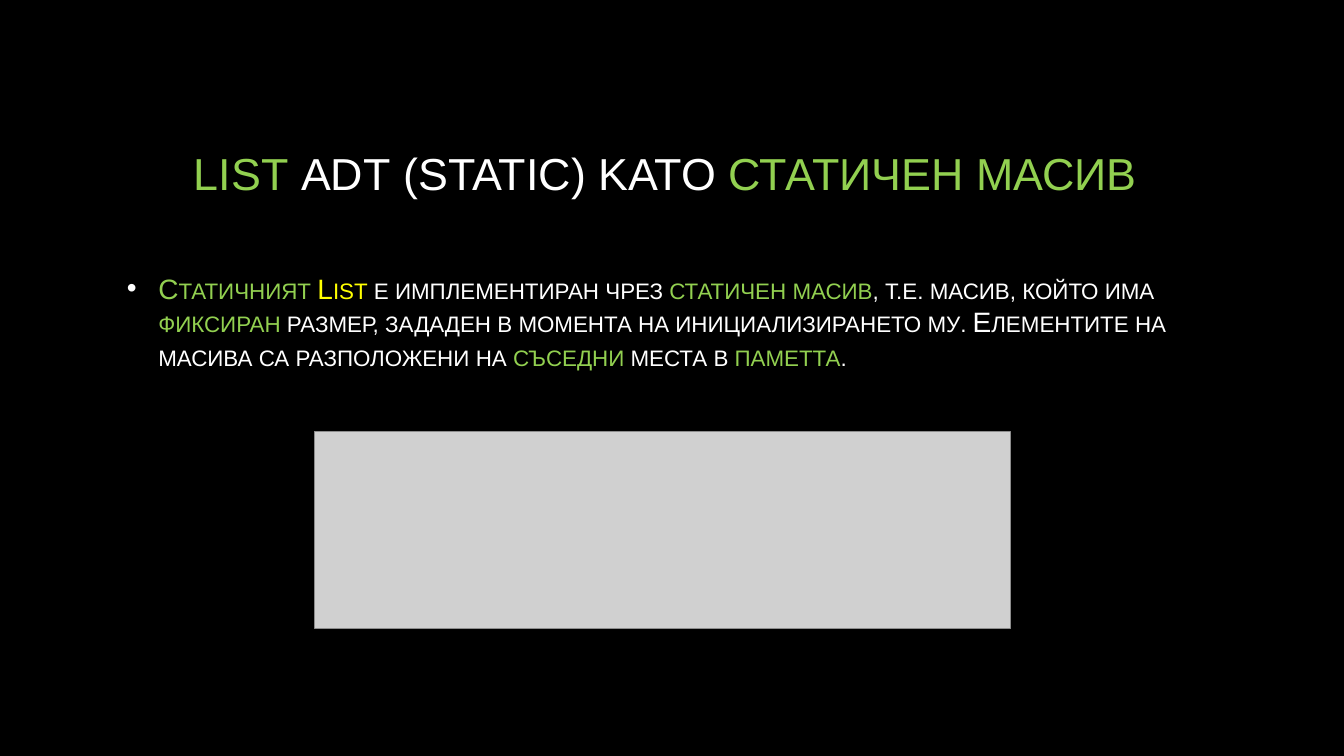
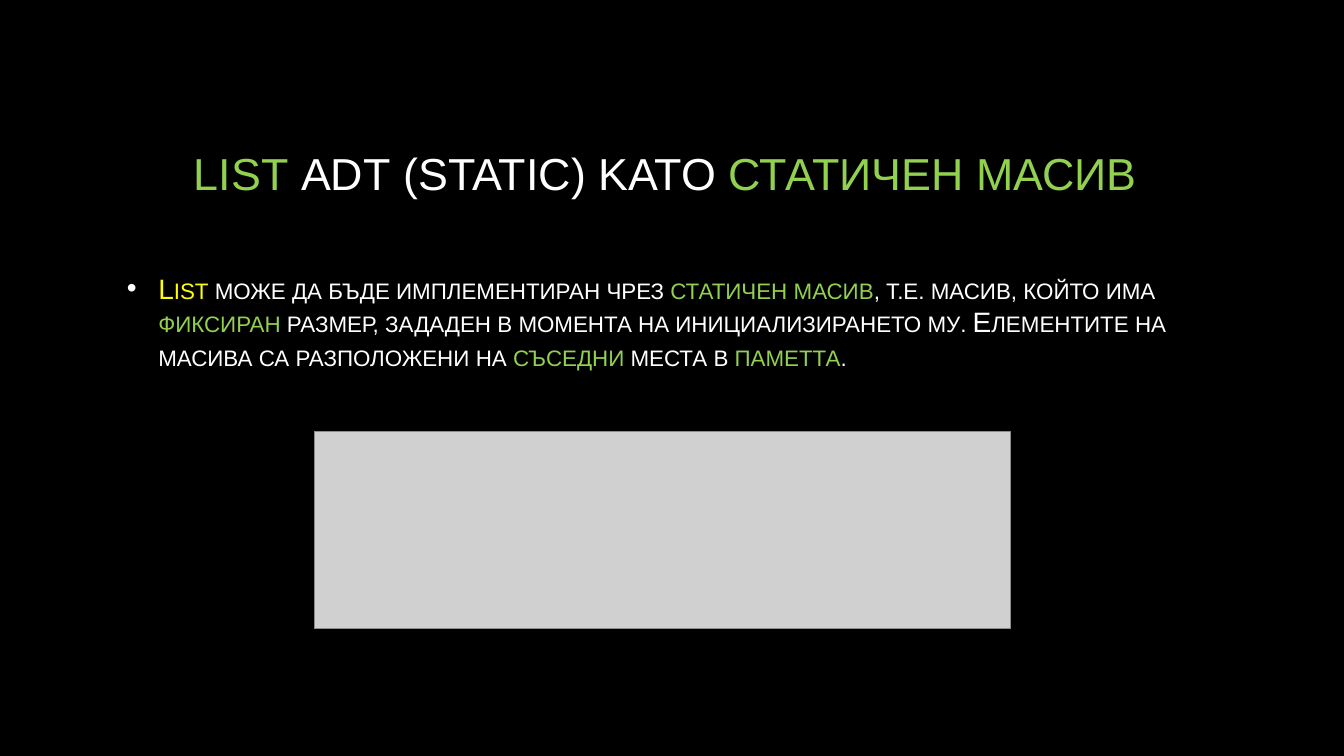
Before and after one commit to velizar92/CSharp-Programming-Presentations, a slide deck: slide 6 of Linear Data Structures.pptx. Drawn at 1344x756 pixels with LibreOffice and Linux fonts; fonts in the diff are those of the drawing; grey boxes stand for pictures; background and template pictures are left out. Boxes give left, top, right and bottom in pixels: in the first picture for what was removed or moved away, otherwise in the second. Text is boxed around its words. In the diff, an @@ line names an element or a change of style, - is before the commit and + after.

Commit message:
Last updates

```diff
--- a/Linear Data Structures.pptx
+++ b/Linear Data Structures.pptx
@@ text at (158,281,1166,371): text changed @@
-• Статичният List е имплементиран чрез статичен масив, т.е. масив, който има фиксиран размер, зададен в момента на инициализирането му. Елементите на масива са разположени на съседни места в паметта.
+• List може да бъде имплементиран чрез статичен масив, т.е. масив, който има фиксиран размер, зададен в момента на инициализирането му. Елементите на масива са разположени на съседни места в паметта.
```
Also in this commit, not shown: 5 other slides changed, 6 slides added.
